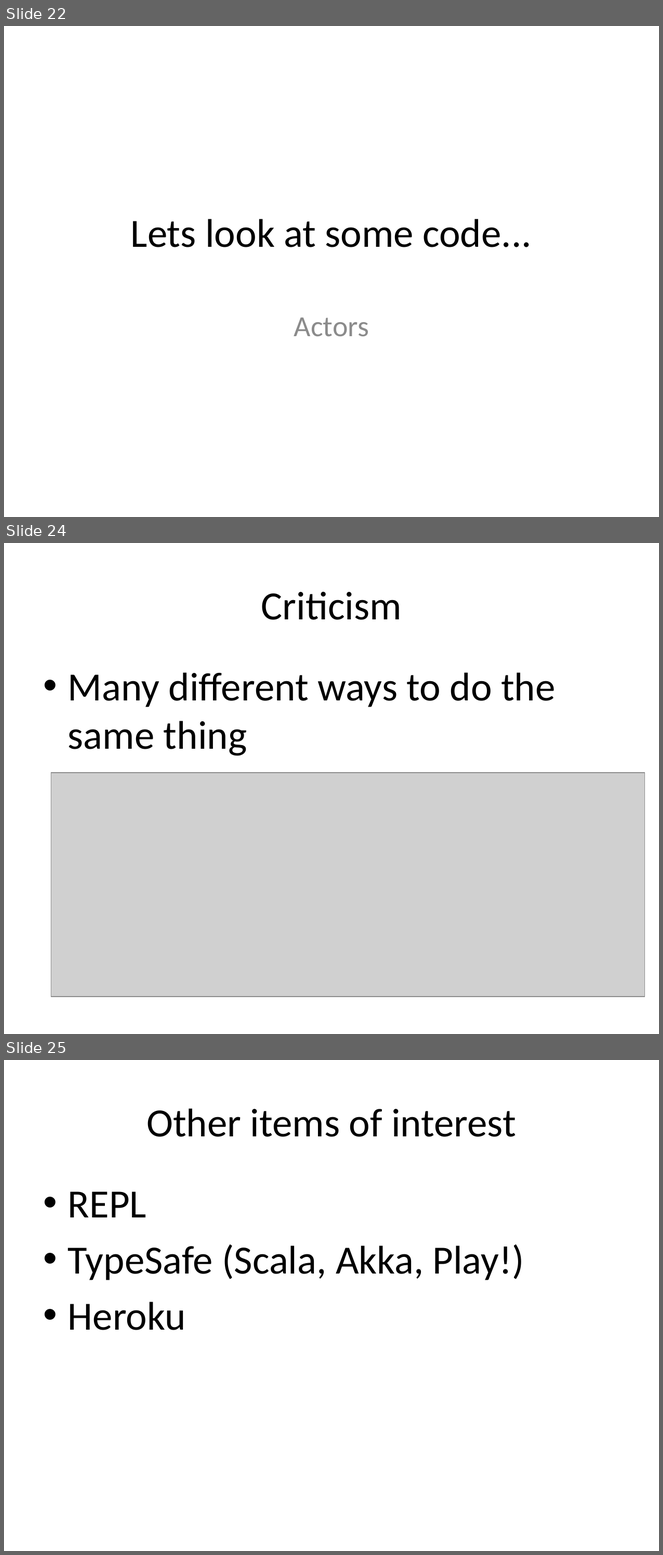
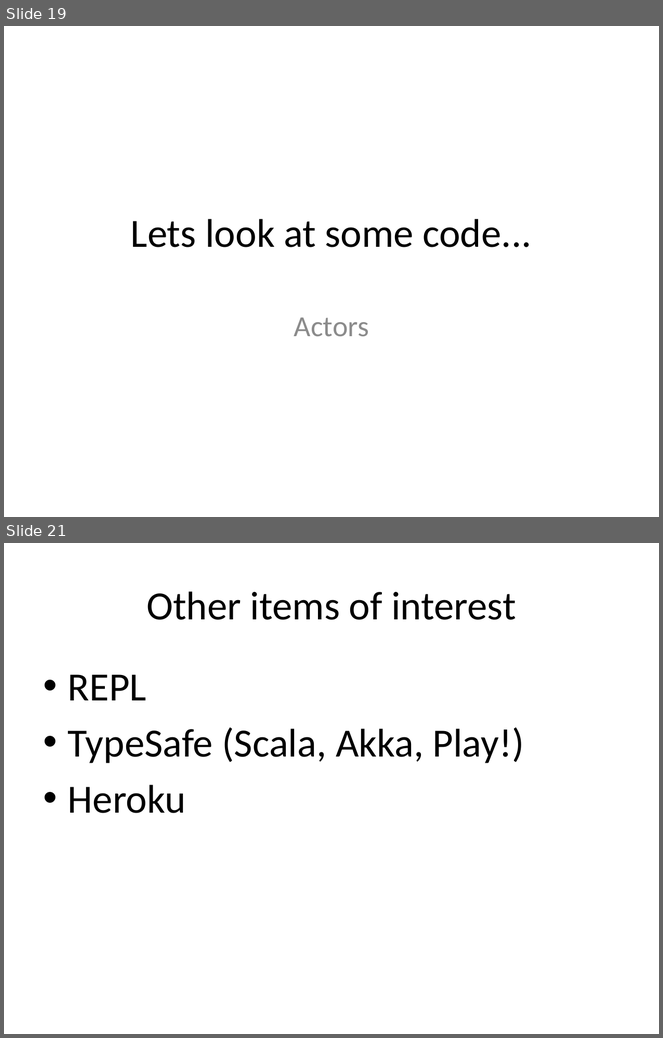
Before and after one commit to todkar/Away_Day, a slide deck: Scala_Away_Day.pptx. Shown one above the other, each under a label of ours: slides 22, 24 and 25 before the commit, slides 19 and 21 after it; the slides between them are not shown. The pictures are 663x1555 and 663x1038 pixels, drawn with LibreOffice and Linux fonts; fonts in the diff are those of the drawing; grey boxes stand for pictures. Boxes give left, top, right and bottom in pixels: in the first picture for what was removed or moved away, otherwise in the second. Text is boxed around its words. In the diff, an @@ line names an element or a change of style, - is before the commit and + after.

```diff
--- a/Scala_Away_Day.pptx
+++ b/Scala_Away_Day.pptx
@@ slide 24 removed at <box>4,543,659,1034</box>, background #FFFFFF @@
@@ title removed at <box>261,591,402,620</box> @@
-Criticism
@@ text removed at <box>68,672,555,756</box> @@
-• Many different ways to do the same thing
@@ picture removed at <box>51,773,645,997</box> @@
@@ what was slide 22 is now slide 19 @@
@@ what was slide 25 is now slide 21 @@
```
Also in this commit, not shown: 2 slides changed, 3 slides added, 1 other slide removed, 5 other files.
